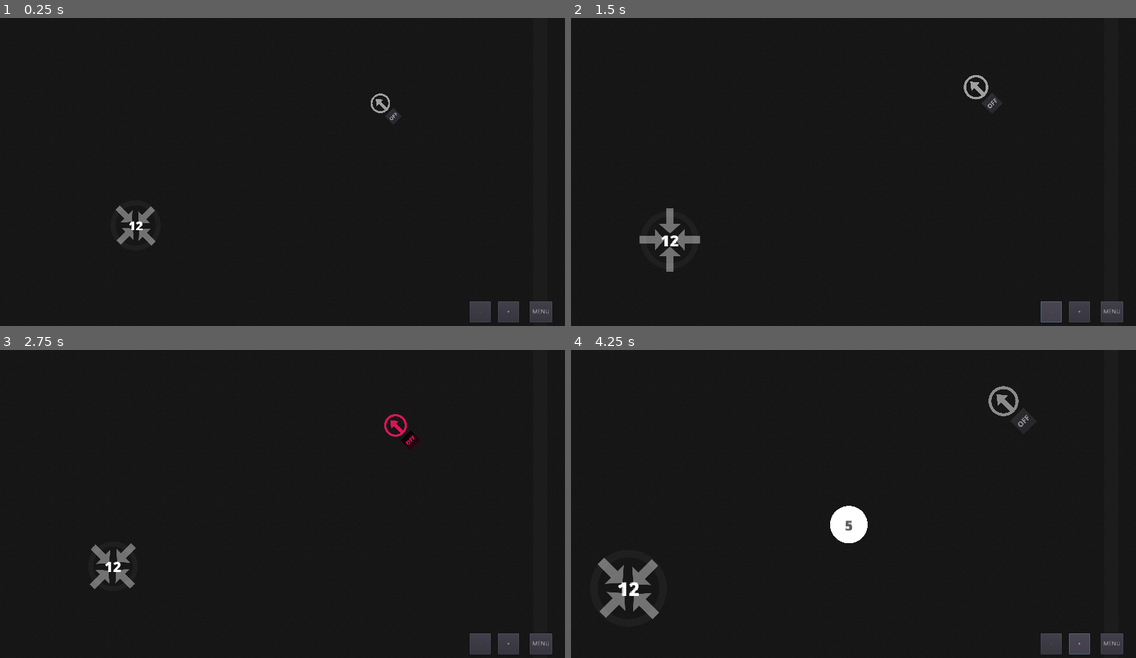
Above: before the commit, frames 1-4 (two rows, left to right).
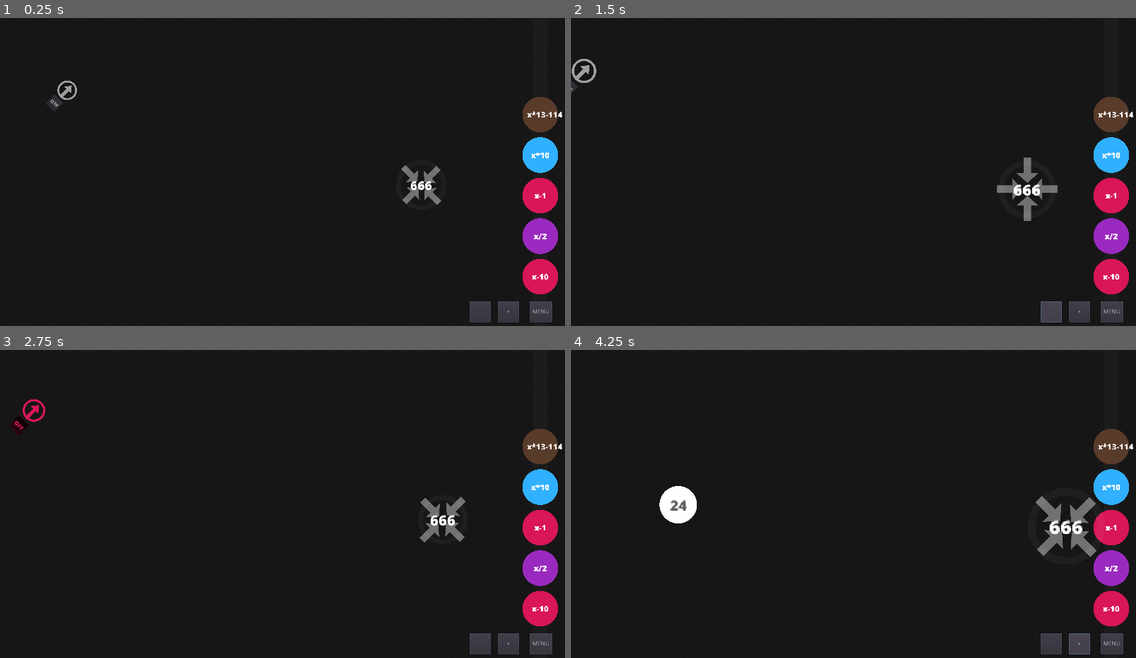
Above: after the commit, the same moments.

Repository: Masonzk/2023TSAVGDSOURCE
Game: Godot game, scene res://Scenes/Levels/6.tscn
The game is run twice, just before and just after one commit, with the same random seed, the same clock (stepped at 60 frames per second) and the same inputs. This scene is started directly instead of the project's main scene.
Inputs:
- Up to frame 1 (0.25 s): no input
- Up to frame 2 (1.5 s): click "+" at 0.5 s; click "-" at 1.25 s
- Up to frame 3 (2.75 s): click "OFF" at 2 s
- Up to frame 4 (4.25 s): click "OFF" at 2.75 s; click "+" at 3.5 s

The runs differ from the first frame. In frame 1, 4.0% of the frame differs, in the area x 8-100%, y 20-90%; in frame 2, 4.5%; in frame 3, 4.2%; in frame 4, 6.2%, in the area x 4-100%, y 11-90%.

Commit message:
Created Level 6 + minor things
I created level 6. I also changed up some of the colors.
"+" is green
"-" is red
"*" is blue
"/" is purple
big operations are still brown.

Diff:
--- a/Code/Bounce.gd
+++ b/Code/Bounce.gd
@@ -37,16 +37,16 @@
 	else:
 		if operators[0] == "+":
 			#Plus
-			return color_red
+			return color_green
 		if operators[0] == "-":
 			#Minus
-			return color_blue
+			return color_red
 		if operators[0] == "*":
 			#Times
-			return color_purple
+			return color_blue
 		if operators[0] == "/":
 			#Divide
-			return color_yellow
+			return color_purple
 
 func _process(delta):
 	drag()
--- a/Scenes/Bounce.tscn
+++ b/Scenes/Bounce.tscn
@@ -12,6 +12,7 @@
 
 [node name="Bounce" type="StaticBody2D" groups=["bounce"]]
 script = ExtResource( 2 )
+color_yellow = Color( 0.776471, 0.768627, 0.0980392, 1 )
 
 [node name="Sprite" type="Sprite" parent="."]
 modulate = Color( 0.443137, 0.211765, 0.815686, 1 )
--- a/Scenes/Levels/6.tscn
+++ b/Scenes/Levels/6.tscn
@@ -3,3 +3,13 @@
 [ext_resource path="res://Scenes/Levels/Base.tscn" type="PackedScene" id=1]
 
 [node name="6" instance=ExtResource( 1 )]
+expressions = [ "x-10", "x/2", "x-1", "x*10", "x*13-114" ]
+
+[node name="Emitter" parent="." index="0"]
+position = Vector2( 77, 158 )
+emit_direction = Vector2( 1, -1 )
+default_value = 24.0
+
+[node name="Collector" parent="." index="1"]
+position = Vector2( 1003, 406 )
+desired_value = 666.0
